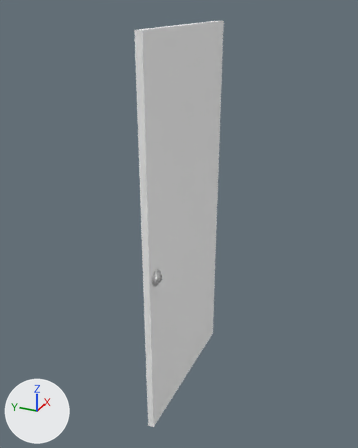
The glTF model assets/doors/doorway_door_1.glb, before and after one commit.
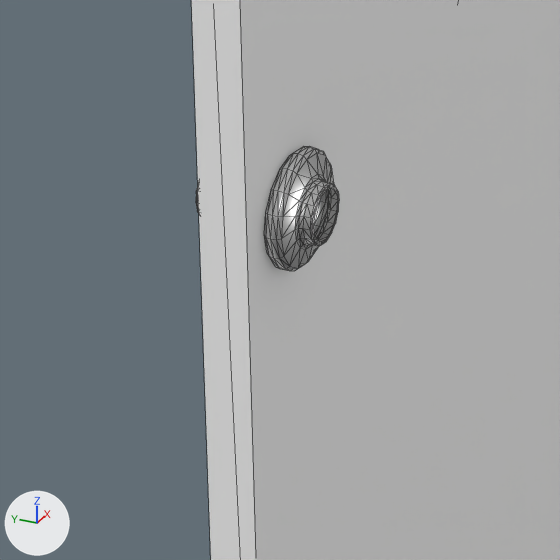
Old and new are each drawn whole from a camera (50 mm lens) standing at (-2.243, -0.97, 2.145) and looking at (-0.01, 0.034, 1.029) and again close up on the part from 32% to 54% of the width and 56% to 73% of the height. Arrows for +X, +Y and +Z are at lower left; the lights stay in place. The close-ups show mesh edges as thin lines. Where no turn or scale is listed for an object, it has been applied to the vertices.

Objects in the first close-up: 'doorway_door_1'.
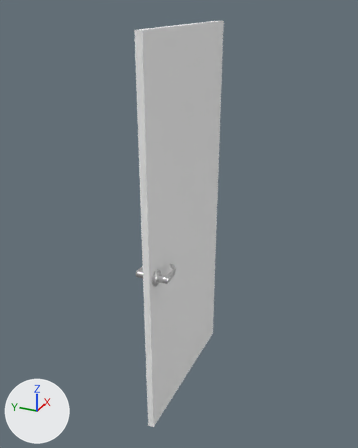
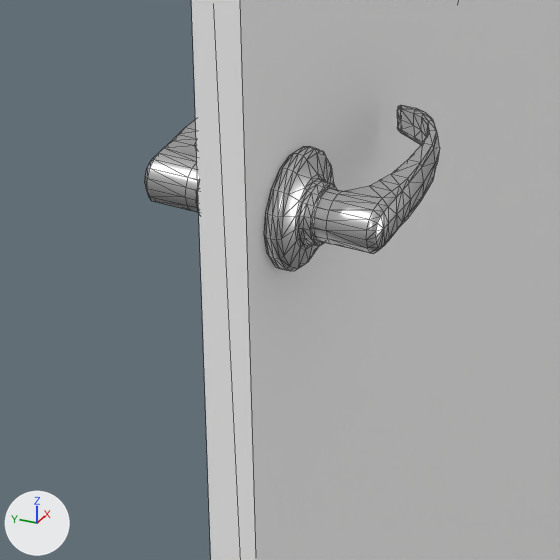
Commit message: update door assets

What differs and where, as boxes [x1, y1, x2, y2] in the close-ups (560 x 560 px):
'doorway_handle_1', added: after [145, 105, 440, 254]

What the commit changed:
Mesh me_mesh_002 is new.
It has 306 vertices, 608 faces and spans x -0.416..-0.261, y -0.084..0.086, z 0.897..0.933.
It uses material mat_metal_material (white #e7e7e7).
Object 'doorway_handle_1' (ob_doorway_handle_1) is new; it shows me_mesh_002.
Its location is (0.0, 0.0, 0.0).
